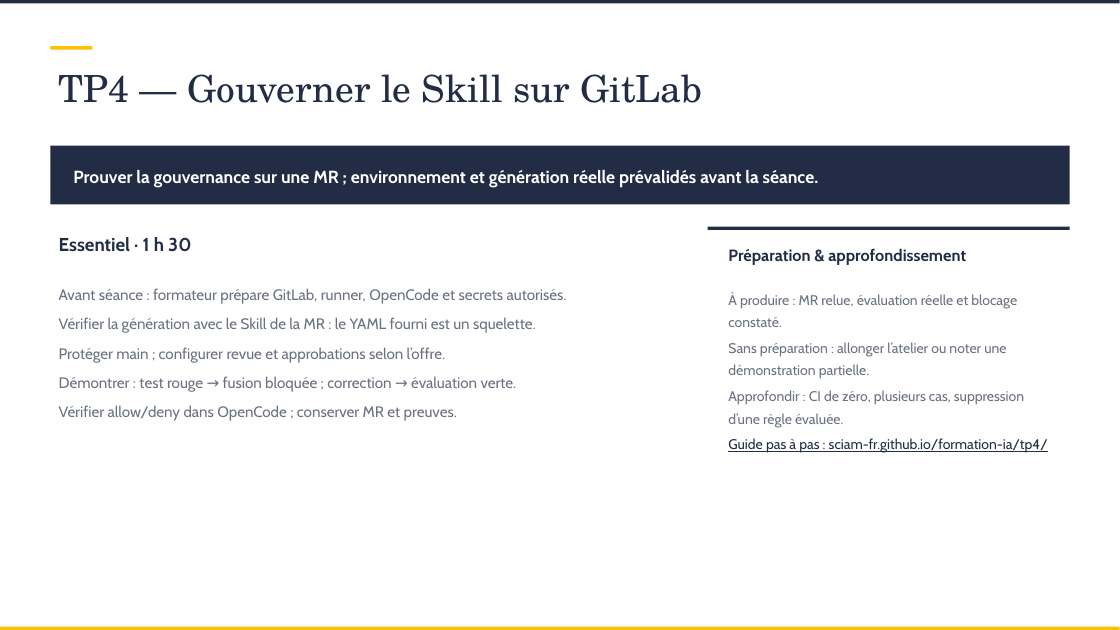
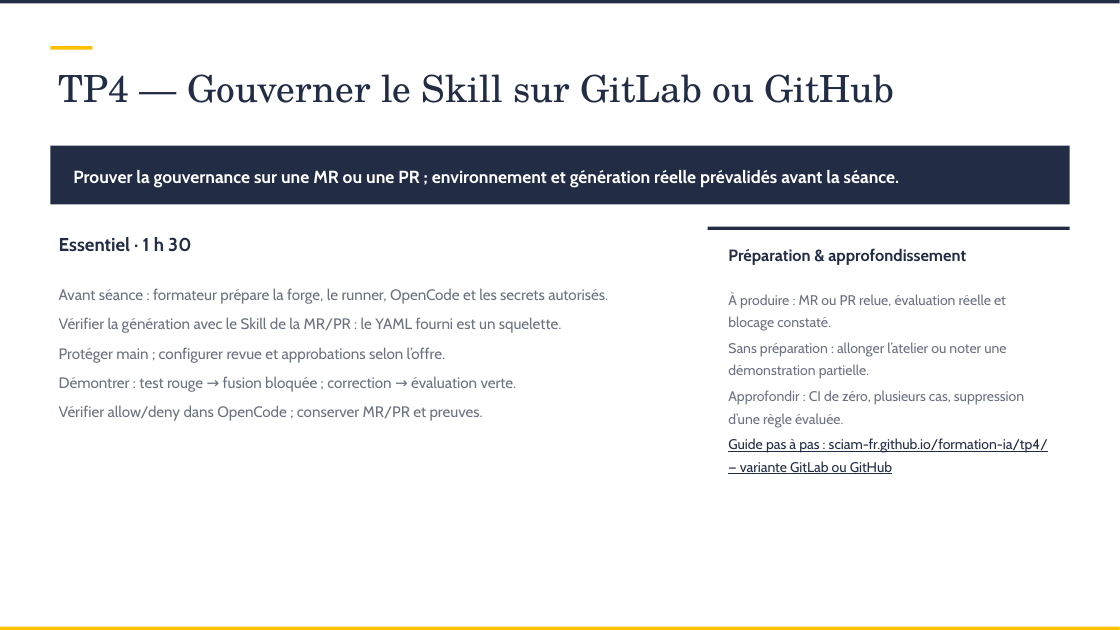
Before and after one commit to SCIAM-FR/formation-ia, a slide deck: slide 73 of slides/Support_formation_SCIAM.pptx (slide 55 before the commit). Drawn at 1120x630 pixels with LibreOffice and Linux fonts; fonts in the diff are those of the drawing; background and template pictures are left out. Boxes give left, top, right and bottom in pixels: in the first picture for what was removed or moved away, otherwise in the second. Text is boxed around its words. In the diff, an @@ line names an element or a change of style, - is before the commit and + after.

```diff
--- a/slides/Support_formation_SCIAM.pptx
+++ b/slides/Support_formation_SCIAM.pptx
@@ title at (59, 74, 894, 103): text changed @@
-TP4 — Gouverner le Skill sur GitLab
+TP4 — Gouverner le Skill sur GitLab ou GitHub
@@ text at (73, 170, 900, 187): text changed @@
-Prouver la gouvernance sur une MR ; environnement et génération réelle prévalidés avant la séance.
+Prouver la gouvernance sur une MR ou une PR ; environnement et génération réelle prévalidés avant la séance.
@@ text at (59, 288, 608, 333): text changed @@
-Avant séance : formateur prépare GitLab, runner, OpenCode et secrets autorisés.
-Vérifier la génération avec le Skill de la MR : le YAML fourni est un squelette.
+Avant séance : formateur prépare la forge, le runner, OpenCode et les secrets autorisés.
+Vérifier la génération avec le Skill de la MR/PR : le YAML fourni est un squelette.
@@ text at (728, 293, 1006, 331): text changed @@
-À produire : MR relue, évaluation réelle et blocage constaté.
+À produire : MR ou PR relue, évaluation réelle et blocage constaté.
@@ text at (59, 405, 483, 421): text changed @@
-Vérifier allow/deny dans OpenCode ; conserver MR et preuves.
+Vérifier allow/deny dans OpenCode ; conserver MR/PR et preuves.
@@ text at (728, 438, 1048, 474): text changed @@
-Guide pas à pas : sciam-fr.github.io/formation-ia/tp4/
+Guide pas à pas : sciam-fr.github.io/formation-ia/tp4/ — variante GitLab ou GitHub
```
Also in this commit, not shown: 21 other slides changed, 18 slides added, 26 other files.
